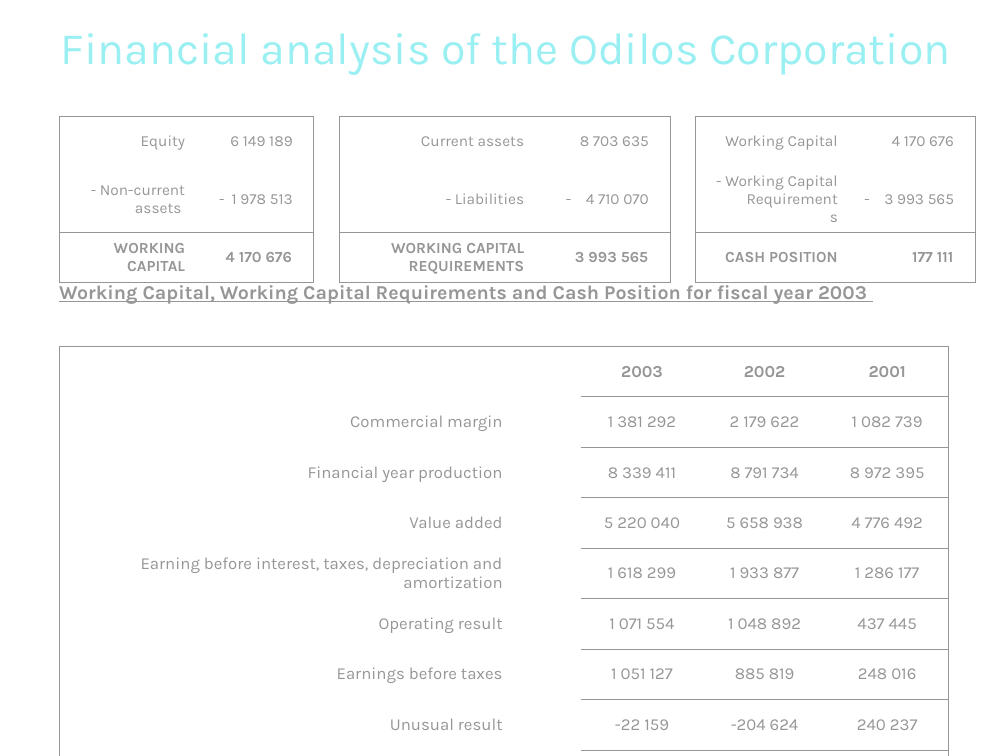
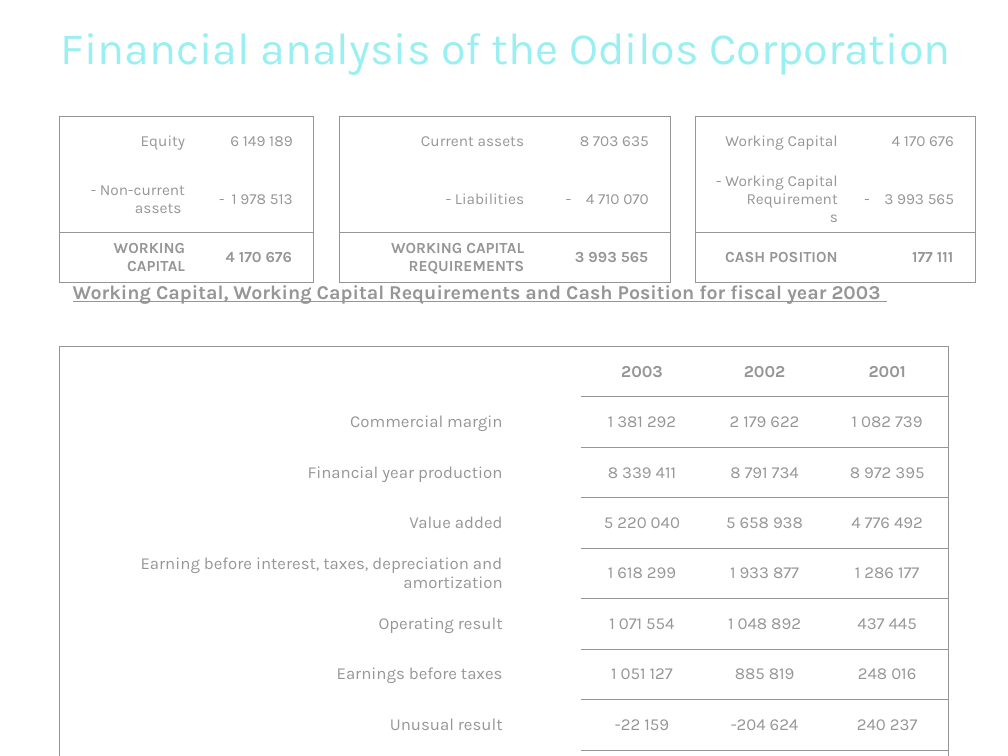
Before and after one commit to pngames/pavillon-noir, a slide deck: slide 7 of .others/tertiaire/tertiaire_finance.ppt. Drawn at 1008x756 pixels with LibreOffice and Linux fonts; fonts in the diff are those of the drawing; background and template pictures are left out. Boxes give left, top, right and bottom in pixels: in the first picture for what was removed or moved away, otherwise in the second. Text is boxed around its words. In the diff, an @@ line names an element or a change of style, - is before the commit and + after.

```diff
--- a/.others/tertiaire/tertiaire_finance.ppt
+++ b/.others/tertiaire/tertiaire_finance.ppt
@@ text "Working Capital, Working Capital Requirements ...": place and size @@
-text "Working Capital, Working Capital Requirements ..." at (59, 281, 867, 304)
+text "Working Capital, Working Capital Requirements ..." at (73, 281, 881, 304)
```
Also in this commit, not shown: 9 other slides changed.
